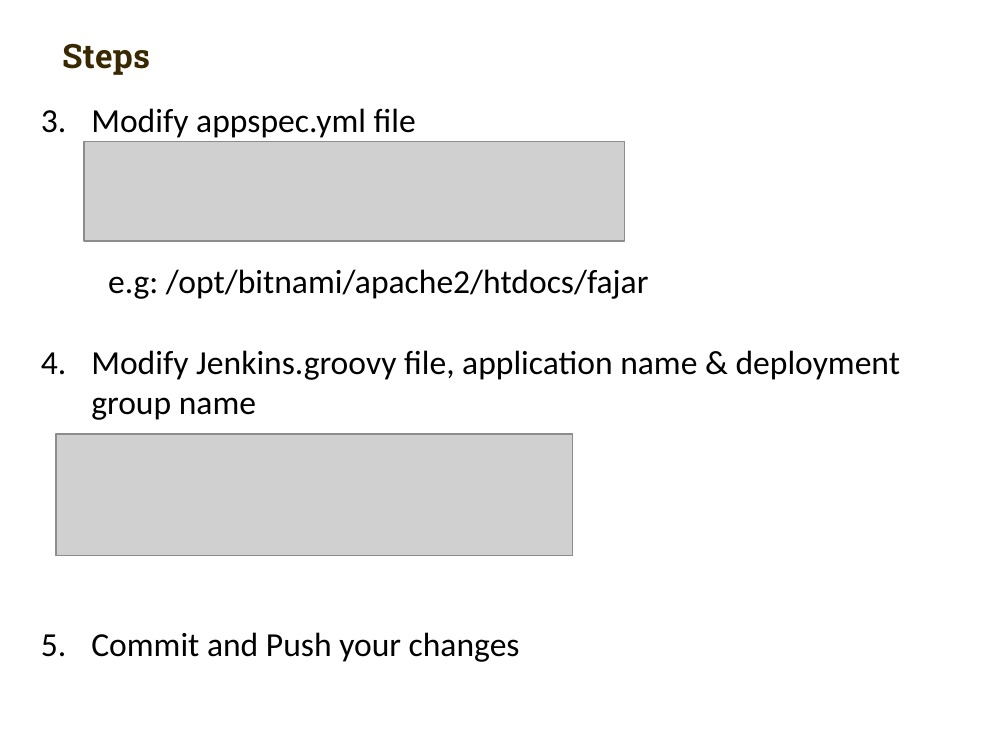
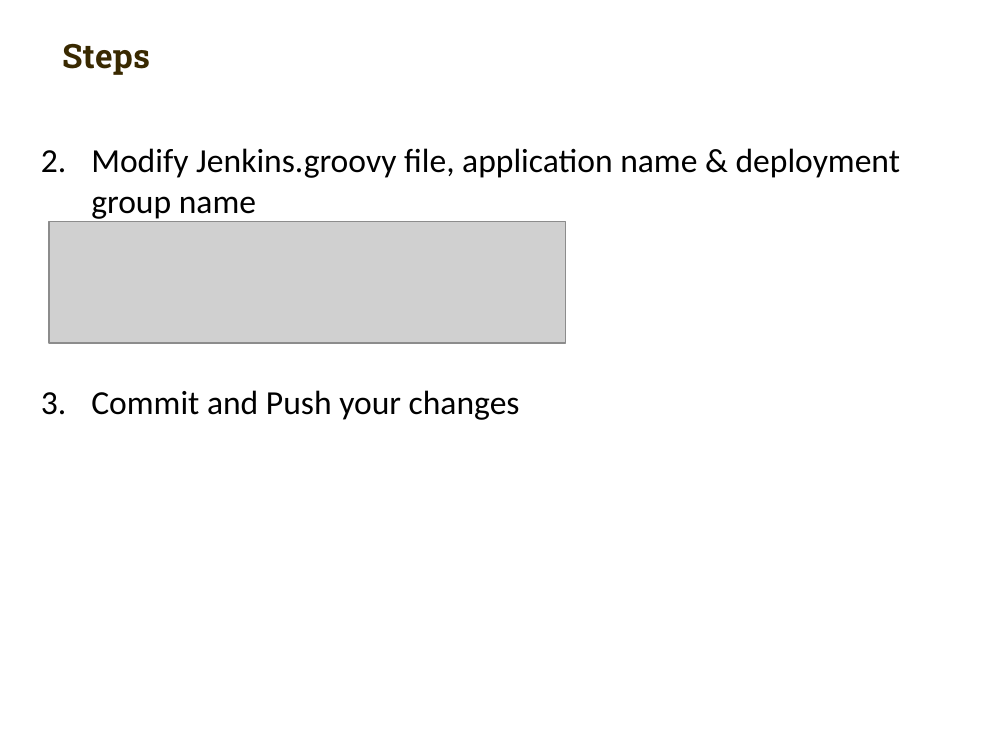
Before and after one commit to carlmitrais/wisdom, a slide deck: slide 11 of cdc_git_ws5_(2).pptx (slide 14 before the commit). Drawn at 1008x756 pixels with LibreOffice and Linux fonts; fonts in the diff are those of the drawing; grey boxes stand for pictures; background and template pictures are left out. Boxes give left, top, right and bottom in pixels: in the first picture for what was removed or moved away, otherwise in the second. Text is boxed around its words. In the diff, an @@ line names an element or a change of style, - is before the commit and + after.

```diff
--- a/cdc_git_ws5_(2).pptx
+++ b/cdc_git_ws5_(2).pptx
@@ text at (x1=91, y1=108, x2=649, y2=299): paragraphs removed @@
-3. Modify appspec.yml file
-  e.g: /opt/bitnami/apache2/htdocs/fajar
@@ picture removed at (x1=85, y1=141, x2=625, y2=241) @@
@@ picture moved from (x1=56, y1=434, x2=573, y2=556) to (x1=48, y1=222, x2=564, y2=344) @@
```
Also in this commit, not shown: 3 other slides changed, 2 slides added, 3 slides removed.
